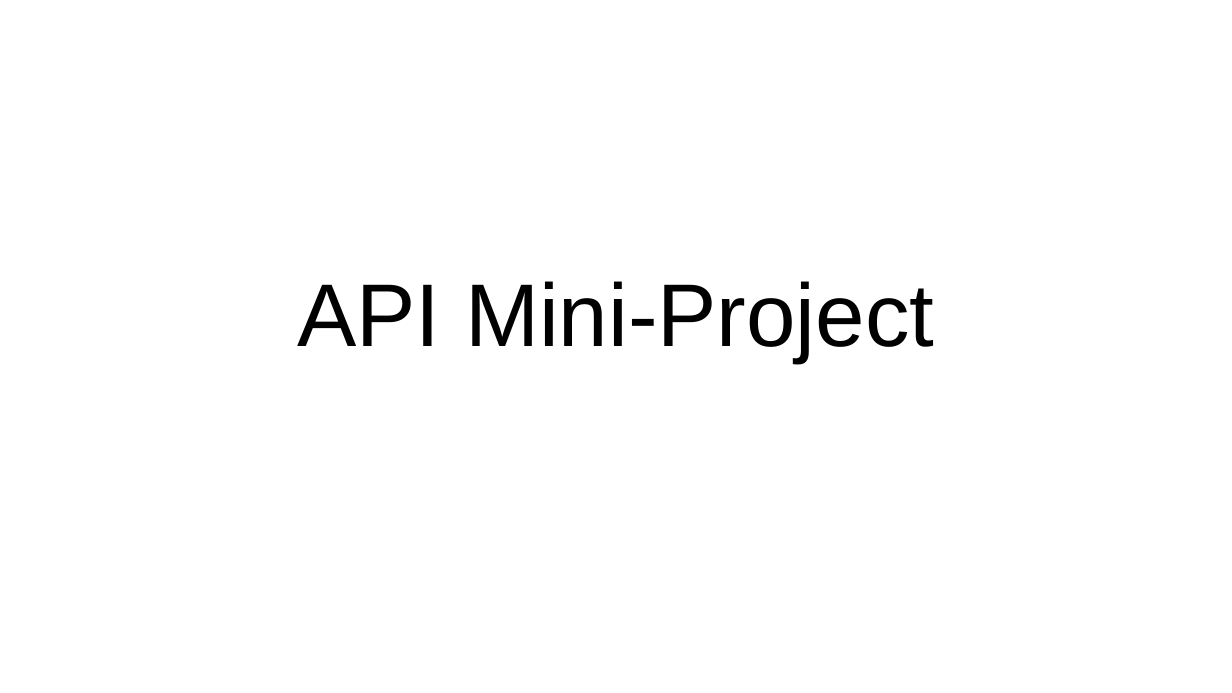
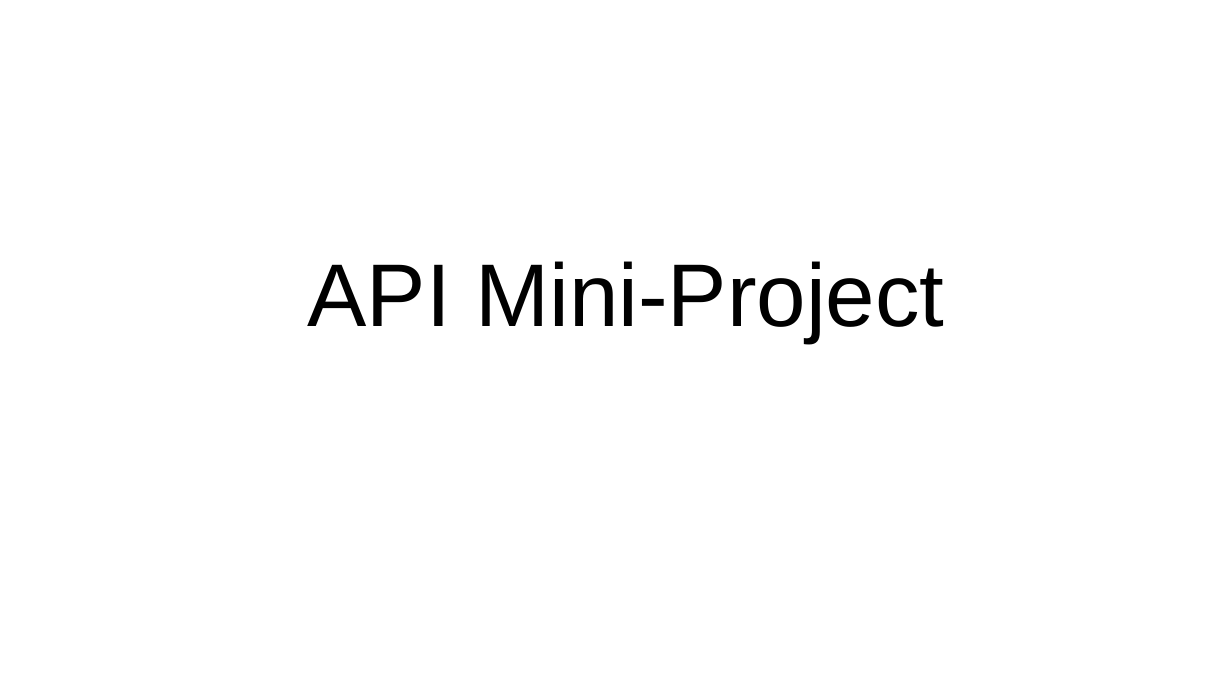
Before and after one commit to WenjieLuo2333/EC601_MiniProject_1, a slide deck: slide 1 of Mini Project 1.pptx. Drawn at 1232x693 pixels with LibreOffice and Linux fonts; fonts in the diff are those of the drawing. Boxes give left, top, right and bottom in pixels: in the first picture for what was removed or moved away, otherwise in the second. Text is boxed around its words. In the diff, an @@ line names an element or a change of style, - is before the commit and + after.

```diff
--- a/Mini Project 1.pptx
+++ b/Mini Project 1.pptx
@@ title "API Mini-Project": place and size @@
-title "API Mini-Project" at [297,281,934,362]
+title "API Mini-Project" at [308,261,944,342]
```
Also in this commit, not shown: 1 other slide changed, 37 other files.
